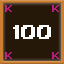
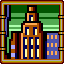
Two versions of the same layered image (64px x 64px). Layer-by-layer changes:
removed layer "BronzeBorder" over left=0, top=0, right=64, bottom=64
showed "Layer 4 copy", opacity 20% → 100%, moved it out of group "Lasers", painted on it over left=0, top=0, right=64, bottom=64
showed "Layer 4", opacity 50% → 100%, moved it out of group "Lasers", painted on it over left=0, top=5, right=64, bottom=64
showed "Layer 3", opacity 50% → 100%, moved it out of group "Lasers", painted on it over left=0, top=0, right=59, bottom=59
removed layer "Layer 59" over left=5, top=5, right=59, bottom=59
removed group "Score" (5 layers) over left=8, top=25, right=51, bottom=39
removed layer "Layer 58 copy" from group "Score" over left=37, top=25, right=51, bottom=39
removed layer "Layer 58" from group "Score" over left=21, top=25, right=35, bottom=39
removed layer "Layer 57" from group "Score" over left=13, top=25, right=19, bottom=39
showed "Layer 2", opacity 100% → 20%, blend normal → luminosity, moved it out of group "Lasers", painted on it over left=2, top=5, right=61, bottom=58
moved "Layer 1" out of group "Boss2", painted on it over left=5, top=5, right=59, bottom=64
removed layer "BronzeBackground" over left=0, top=0, right=64, bottom=64
